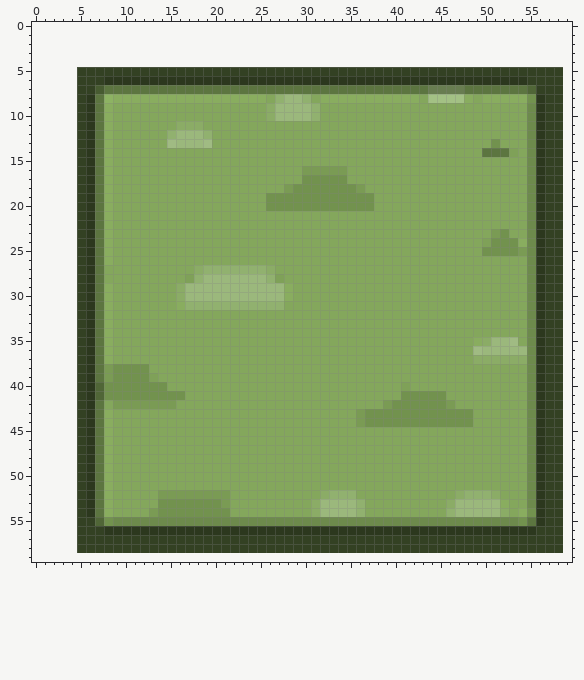
A pixel-art sprite gets an edit: src/main/resources/img/land.png. The first picture shows the starting point.
The file is 54x54 pixels. Colours within 5 levels of each other are drawn and written as one. The old version is drawn lined up with the new one, on the new canvas.
The same view after the edit:
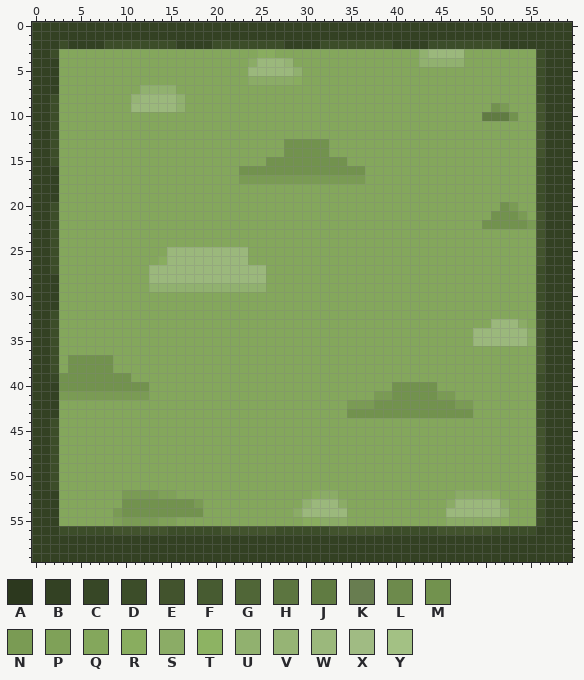
Palette (. is transparent): A #2c381e  B #334123  C #374726  D #3c4d29  E #42532d  F #475b31  G #506637  H #5c7540  J #607b42  K #687d50  L #6d8a4c  M #72924e  N #7a9b54  P #7fa158  Q #84a75c  R #89ad5f  S #8bac66  T #8db363  U #91b16f  V #96b475  W #9bb87c  X #a0bb83  Y #a3c184
Change:
canvas 54x54 -> 60x60, the old top-left corner now at 5,5
y 0..1: x 0..59 ............................................................ -> BBBBBBBBBBBBBBBBBBBBBBBBBBBBBBBBBBBBBBBBBBBBBBBBBBBBBBBBBBBB
y 2: x 0..59 ............................................................ -> BBBDBBBBDDDDDDDDBBBBDDDDDDDDBBBBDDDDDDDDBBBBDDDDDDDDBBBBBBBB
y 3: x 0..59 ............................................................ -> BBDQQQQQQQQQQQQQQQQQQQQQQRRQQQQQQQQQQQQQQQQUWWWWQQQQQQQQDBBB
y 4: x 0..59 ............................................................ -> BBBQQQQQQQQQQQQQQQQQQQQQSWWWVQQQQQQQQQQQQQQUUUUUQQQQQQQQDBBB
y 5: x 0..56 .....BBBBBBBBBBBBBBBBBBBBBBBBBBBBBBBBBBBBBBBBBBBBBBBBBBBB -> BBBQQQQQQQQQQQQQQQQQQQQQWWWWWUQQQQQQQQQQQQQQQQQQQQQQQQQQD; x 59 . -> B
y 6: x 0..56 .....BBBAAAAAAAAAAAAAAAAAAAAAAAAAAAAAAAAAAAAAAAAAAAAAAABB -> BBBQQQQQQQQQQQQQQQQQQQQQSSSSSRQQQQQQQQQQQQQQQQQQQQQQQQQQD; x 59 . -> B
y 7: x 0..56 .....BBFHHHHHHHHHHHHHHHHHHHHHHHHHHHHHHHHHHHHKKKKHHHHHHHGB -> BBBQQQQQQQQQUUUUQQQQQQQQQQQQQQQQQQQQQQQQQQQQQQQQQQQQQQQQD; x 59 . -> B
y 8: x 0..25 .....BAHTRRRRRRRRRRRRRRRRR -> BBDQQQQQQQQVWWWWUQQQQQQQQQ; x 27..30 UWWU -> QQQQ; x 32..42 RRRRRRRRRRR -> QQQQQQQQQQQ; x 44..48 YYYYR -> QQQQQ; x 50..56 RRRRRMA -> QQQQQQD; x 59 . -> B
y 9: x 0..8 .....BAHR -> BBDQQQQQQ; x 11..16 QQQQQQ -> WWWWWU; x 26..31 SWWWWU -> QQQQQQ; x 51..52 QQ -> MN; x 55..56 LA -> QE; x 59 . -> B
y 10: x 0..8 .....BAHR -> BBDQQQQQQ; x 26..31 SWWWWU -> QQQQQQ; x 50..53 QQQQ -> JJJM; x 55..56 LA -> QE; x 59 . -> B
y 11: x 0..8 .....BAHR -> BBDQQQQQQ; x 16..18 SSS -> QQQ; x 55..56 LA -> QE; x 59 . -> B
y 12: x 0..8 .....BAHR -> BBDQQQQQQ; x 15..19 UWWWU -> QQQQQ; x 55..56 LA -> QE; x 59 . -> B
y 13: x 0..8 .....BAHR -> BBDQQQQQQ; x 15..19 XWWWX -> QQQQQ; x 28..32 QQQQQ -> MMMMM; x 51 M -> Q; x 55..56 LA -> QE; x 59 . -> B
y 14: x 0..8 .....BAHR -> BBDQQQQQQ; x 28..32 QQQQQ -> MMMMM; x 50..53 HHHP -> QQQQ; x 55..56 LA -> QE; x 59 . -> B
y 15: x 0..8 .....BAHR -> BBDQQQQQQ; x 26..34 QQQQQQQQQ -> MMMMMMMMM; x 55..56 LA -> QD; x 59 . -> B
y 16: x 0..8 .....BAHR -> BBBQQQQQQ; x 23..36 QQQQQQQNNNNNQQ -> MMMMMMMMMMMMMM; x 55..56 LA -> QD; x 59 . -> B
y 17: x 0..8 .....BAHR -> BBBQQQQQQ; x 23..36 QQQQQQQMMMMMQQ -> NNNNNNNNNNNNNN; x 55..56 LA -> QD; x 59 . -> B
y 18: x 0..8 .....BAHR -> BBBQQQQQQ; x 28..36 NMMMMMMMN -> QQQQQQQQQ; x 55..56 LA -> QD; x 59 . -> B
y 19: x 0..8 .....BAHR -> BBBQQQQQQ; x 26..37 MMMMMMMMMMMM -> QQQQQQQQQQQQ; x 55..56 LA -> QD; x 59 . -> B
y 20: x 0..8 .....BAHR -> BBDQQQQQQ; x 26..37 MMMMMMMMMMMM -> QQQQQQQQQQQQ; x 52..53 QQ -> MN; x 55..56 LA -> QD; x 59 . -> B
y 21: x 0..8 .....BAHR -> BBDQQQQQQ; x 51..56 QQQQLA -> MMMNQE; x 59 . -> B
y 22: x 0..8 .....BAHR -> BBDQQQQQQ; x 50..56 QQQQQLA -> MMMMMNE; x 59 . -> B
y 23: x 0..8 .....BAHR -> BBDQQQQQQ; x 51..52 NM -> QQ; x 55..56 LA -> QE; x 59 . -> B
y 24: x 0..8 .....BAHR -> BBDQQQQQQ; x 50..56 PMMMRLA -> QQQQQQE; x 59 . -> B
y 25: x 0..8 .....BAHR -> BBDQQQQQQ; x 15..23 QQQQQQQQQ -> WWWWWWWWW; x 50..56 MMMMNLA -> QQQQQQE; x 59 . -> B
y 26: x 0..8 .....BAHR -> BBDQQQQQQ; x 14..23 QQQQQQQQQQ -> RWWWWWWWWW; x 55..56 LA -> QE; x 59 . -> B
y 27: x 0..7 .....BAH -> BBDQQQQQ; x 13..26 QQQQQSUUUUUUUS -> WWWWWWWWWWWWWQ; x 55..56 LA -> QD; x 59 . -> B
y 28: x 0..7 .....BAH -> BBBQQQQQ; x 13..18 QQQQPU -> WWWWWW; x 26..27 UP -> QQ; x 55..56 LA -> QD; x 59 . -> B
y 29: x 0..8 .....BAHR -> BBBQQQQQQ; x 13..28 QQQSWWWWWWWWWWWR -> UUUUUUUUUUUUUQQQ; x 55..56 LA -> QD; x 59 . -> B
y 30: x 0..8 .....BAHR -> BBBQQQQQQ; x 16..28 SWWWWWWWWWWWR -> QQQQQQQQQQQQQ; x 55..56 LA -> QD; x 59 . -> B
y 31: x 0..8 .....BAHR -> BBBQQQQQQ; x 16..27 RUUUUUUUUUUU -> QQQQQQQQQQQQ; x 55..56 LA -> QD; x 59 . -> B
y 32: x 0..8 .....BAHR -> BBDQQQQQQ; x 55..56 LA -> QD; x 59 . -> B
y 33: x 0..8 .....BAHR -> BBDQQQQQQ; x 51..56 QQQQLA -> WWWSQE; x 59 . -> B
y 34: x 0..8 .....BAHR -> BBDQQQQQQ; x 49..56 QQQQQQLA -> WWWWWWSE; x 59 . -> B
y 35: x 0..8 .....BAHR -> BBDQQQQQQ; x 49..50 RS -> WW; x 53..56 XQLA -> WWSE; x 59 . -> B
y 36: x 0..8 .....BAHR -> BBDQQQQQQ; x 49..56 XWWWWWLA -> QQQQQQQE; x 59 . -> B
y 37: x 0..8 .....BAHR -> BBDQMMMMM; x 49..56 SSSSSSLA -> QQQQQQQE; x 59 . -> B
y 38: x 0..12 .....BAHNMMMM -> BBDQMMMMMQQQQ; x 55..56 LA -> QE; x 59 . -> B
y 39: x 0..8 .....BAHN -> BBCMMMMMM; x 11..13 MMP -> QQQ; x 55..56 LA -> QD; x 59 . -> B
y 40: x 0..7 .....BAG -> BBBMMMMM; x 13..14 MM -> QQ; x 40..44 QPQQQ -> MMMMM; x 55..56 LA -> QD; x 59 . -> B
y 41: x 0..16 .....BAGMMMMMMMMM -> BBBNNNNNNNNNNQQQQ; x 38..40 QQQ -> NNM; x 45..46 MQ -> NN; x 55..56 LA -> QD; x 59 . -> B
y 42: x 0..7 .....BAH -> BBBQQQQQ; x 9..15 NNNNNNN -> QQQQQQQ; x 35..39 QQQQN -> NNNMM; x 46..48 NQQ -> MNN; x 55..56 LA -> QD; x 59 . -> B
y 43: x 0..8 .....BAHR -> BBBQQQQQQ; x 35..36 QN -> MM; x 55..56 LA -> QD; x 59 . -> B
y 44: x 0..8 .....BAHR -> BBDQQQQQQ; x 36..48 NMMMMMMMMMMMM -> QQQQQQQQQQQQQ; x 55..56 LA -> QD; x 59 . -> B
y 45..50: x 0..8 .....BAHR -> BBDQQQQQQ; x 55..56 LA -> QE; x 59 . -> B
y 51: x 0..8 .....BAHR -> BBDQQQQQQ; x 55..56 LA -> QD; x 59 . -> B
y 52: x 0..8 .....BAHR -> BBBQQQQQQ; x 10..21 QQQQNNNNNNNN -> NNNNPPQQQQQQ; x 31 Q -> R; x 33..35 UUU -> SQQ; x 48..51 UUUS -> SSSR; x 55..56 LA -> QD; x 59 . -> B
y 53: x 0..8 .....BAHR -> BBBQQQQQQ; x 10..13 QQQQ -> MMMM; x 18..21 MMMN -> NQQQ; x 30..31 QS -> UW; x 34..36 WWU -> SQQ; x 52 R -> S; x 55..56 LA -> QD; x 59 . -> B
y 54: x 0..13 .....BAHRQQQQN -> BBBQQQQQQNMMMM; x 19..21 MMM -> QQQ; x 29..31 QQS -> SWW; x 35..36 WU -> QQ; x 46 U -> W; x 52 S -> U; x 54..56 RMA -> QQD; x 59 . -> B
y 55: x 0..56 .....BBGMLLLLLLLLLLLLLLLLLLLLLLLLLLLLLLLLLLLLLLLLLLLLLMHA -> BBBQQQQQQPNNNNPPQQQQQQQQQQQQQQRRSSSQQQQQQQQQQQSSSSSSRQQQD; x 59 . -> B
y 56: x 0..55 .....BBBAAAAAAAAAAAAAAAAAAAAAAAAAAAAAAAAAAAAAAAAAAAAAAAA -> BBBDDDDDDEEEEEEDDDDDDEEEEEEDDDDDDEEEEEEDDDDDDEEEEEEDDDDD; x 59 . -> B
y 57..58: x 0..4 ..... -> BBBBB; x 59 . -> B
y 59: x 0..59 ............................................................ -> BBBBBBBBBBBBBBBBBBBBBBBBBBBBBBBBBBBBBBBBBBBBBBBBBBBBBBBBBBBB
Changed places in both pictures, as pixel boxes (x1, y1, x2, y2):
changed: (32, 22, 572, 562)
